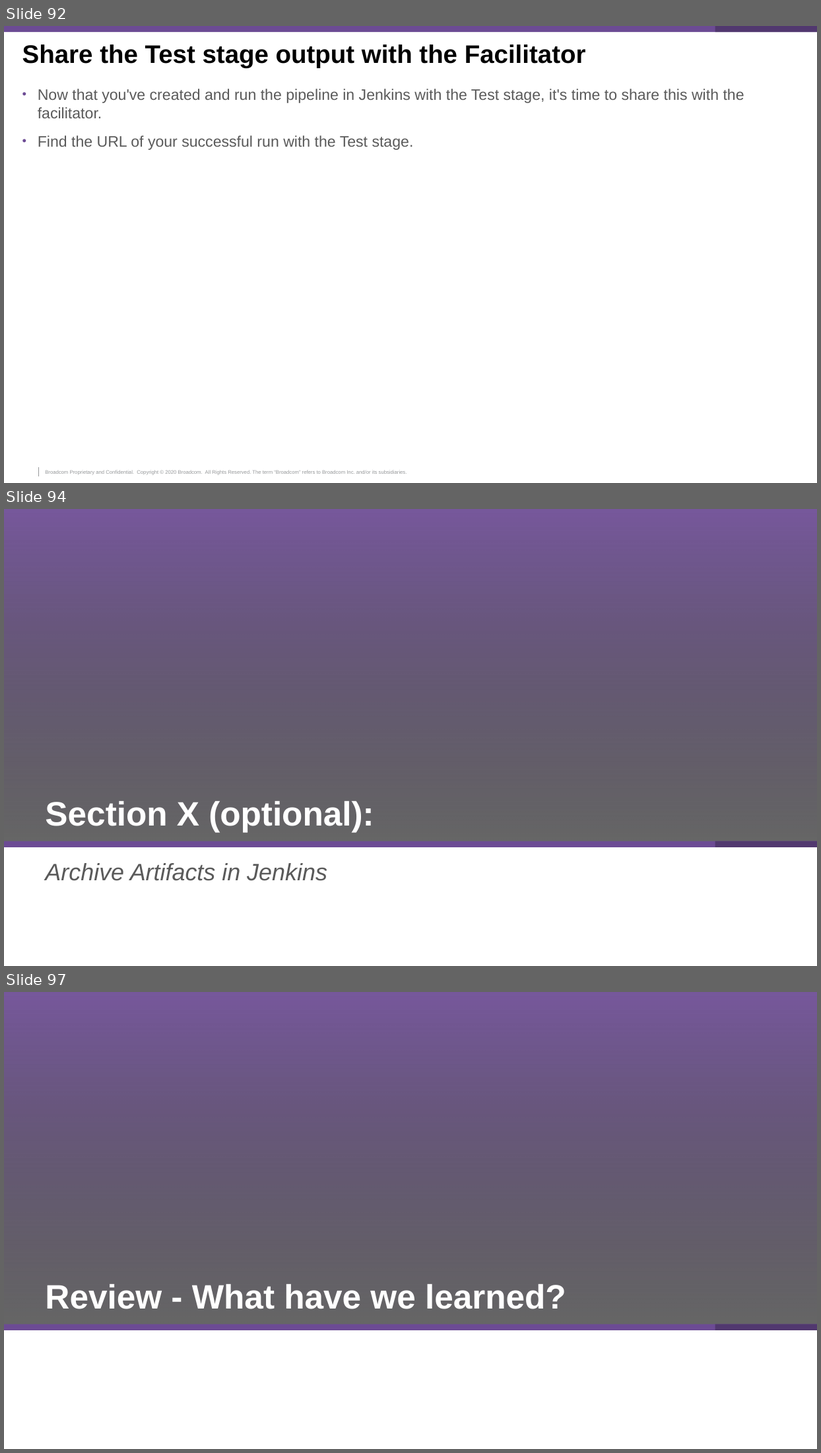
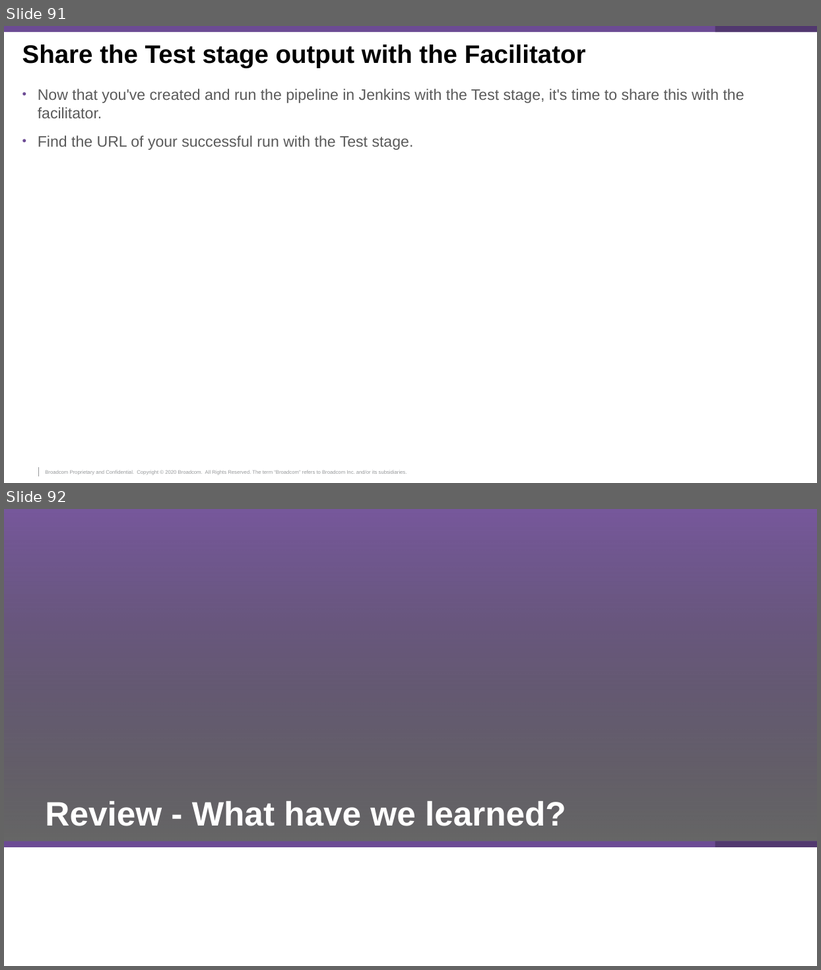
Before and after one commit to McQuitty-Broadcom/Zowe-DevOps-Example, a slide deck: .workshop/DevOps-Workshop.pptx. Shown one above the other, each under a label of ours: slides 92, 94 and 97 before the commit, slides 91 and 92 after it; the slides between them are not shown. The pictures are 821x1453 and 821x970 pixels, drawn with LibreOffice and Linux fonts; fonts in the diff are those of the drawing; background and template pictures are left out. Boxes give left, top, right and bottom in pixels: in the first picture for what was removed or moved away, otherwise in the second. Text is boxed around its words. In the diff, an @@ line names an element or a change of style, - is before the commit and + after.

```diff
--- a/.workshop/DevOps-Workshop.pptx
+++ b/.workshop/DevOps-Workshop.pptx
@@ slide 94 removed at box(4, 509, 817, 966), background #FFFFFF; not listed: 3 template elements that a slide beside it also shows @@
@@ title removed at box(45, 801, 374, 832) @@
-Section X (optional):
@@ subtitle removed at box(45, 863, 327, 881) @@
-Archive Artifacts in Jenkins
@@ what was slide 92 is now slide 91 @@
@@ what was slide 97 is now slide 92 @@
```
Also in this commit, not shown: 5 slides changed, 4 other slides removed, 1 other file.
